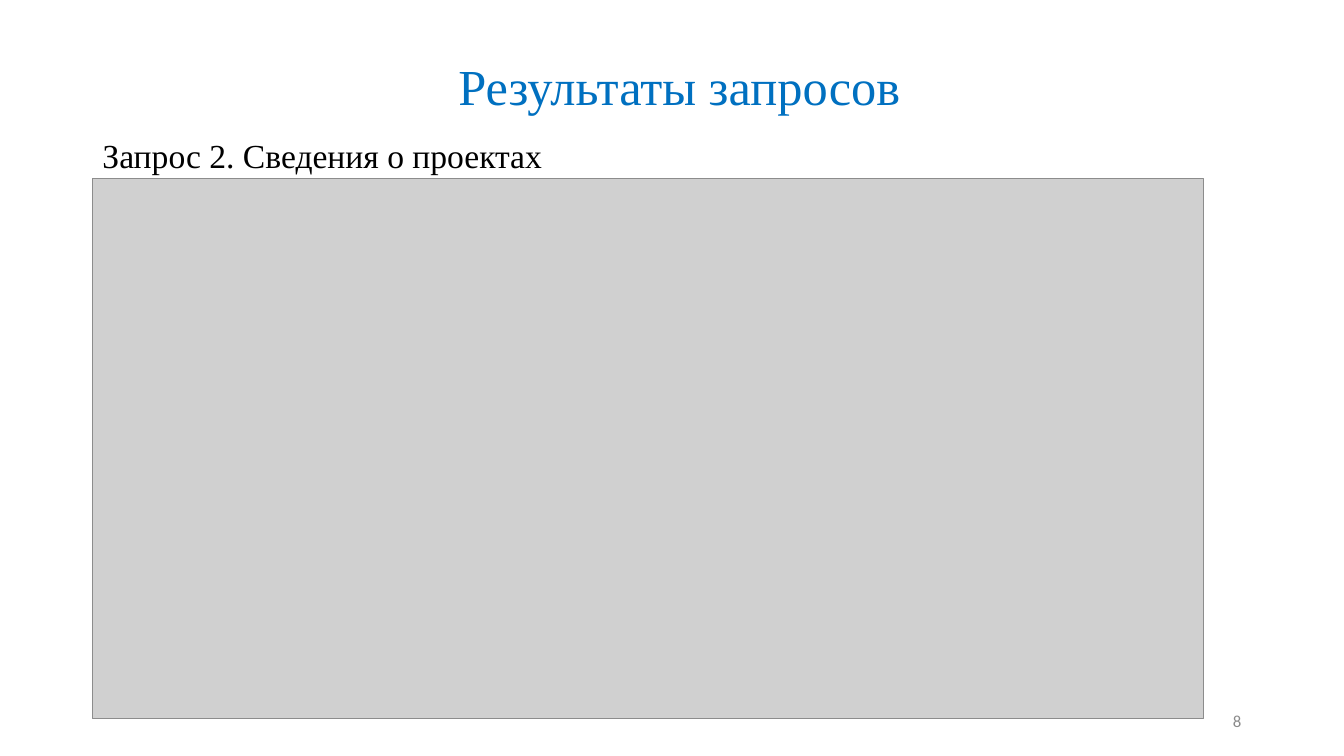
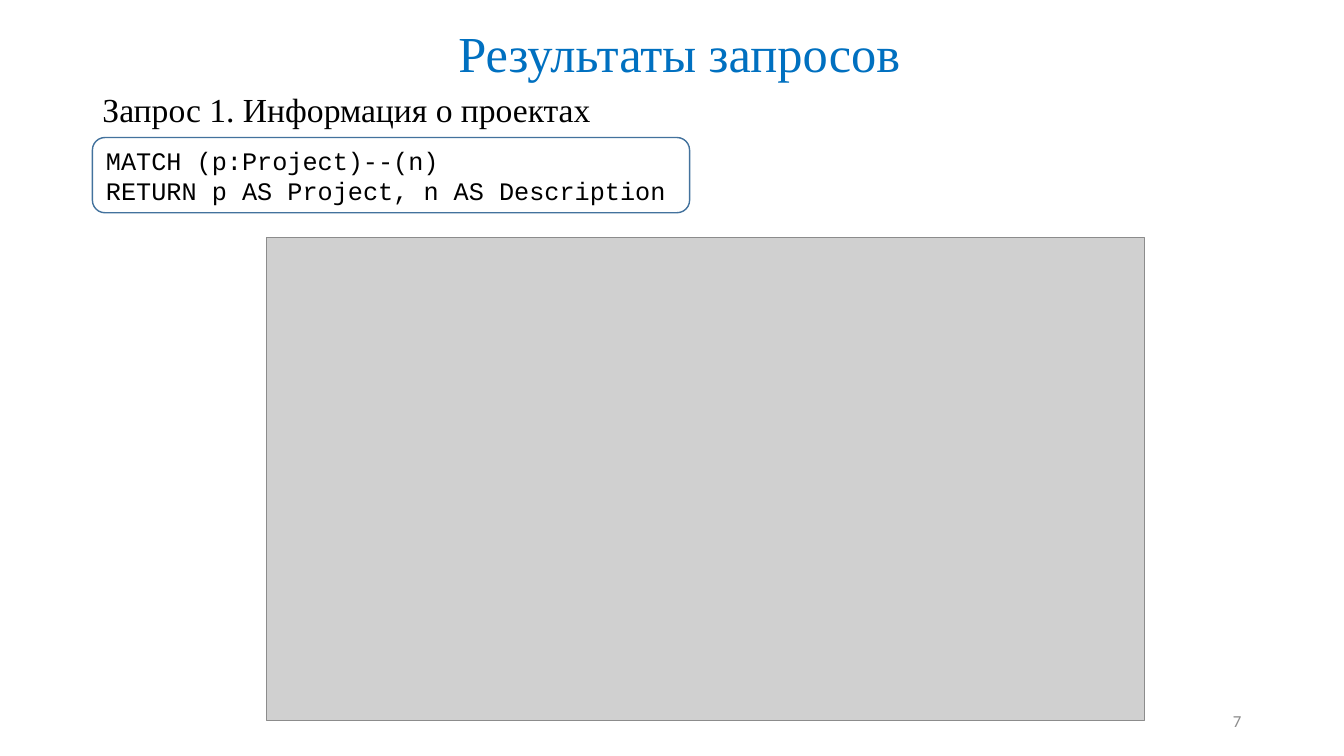
Before and after one commit to Maglus/-2017, a slide deck: slide 7 of Презентация ВКР2017.pptx (slide 8 before the commit). Drawn at 1344x756 pixels with LibreOffice and Linux fonts; fonts in the diff are those of the drawing; grey boxes stand for pictures. Boxes give left, top, right and bottom in pixels: in the first picture for what was removed or moved away, otherwise in the second. Text is boxed around its words. In the diff, an @@ line names an element or a change of style, - is before the commit and + after.

```diff
--- a/Презентация ВКР2017.pptx
+++ b/Презентация ВКР2017.pptx
@@ title "Результаты запросов": place and size @@
-title "Результаты запросов" at [458,72,901,116]
+title "Результаты запросов" at [458,39,901,82]
@@ text at [102,98,590,128]: text changed @@
-Запрос 2. Сведения о проектах
+Запрос 1. Информация о проектах
@@ rounded rectangle added at [93,137,690,213], outline #43739E 1 pt, 18 pt, text #000000 @@
+MATCH (p:Project)--(n)
+RETURN p AS Project, n AS Description
@@ picture: place and size @@
-picture at [93,178,1205,719]
+picture at [267,238,1144,721]
@@ page number at [1233,716,1241,727]: text changed @@
-8
+7
```
Also in this commit, not shown: 5 other slides changed, 1 slide added, 1 slide removed.
